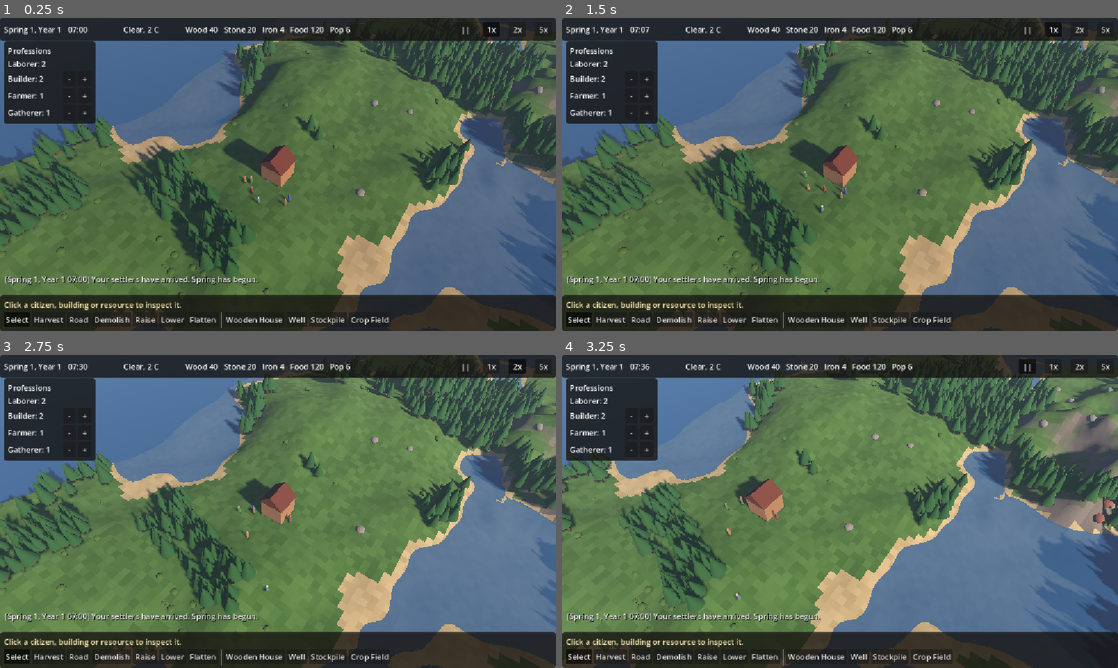
Above: before the commit, frames 1-4 (two rows, left to right).
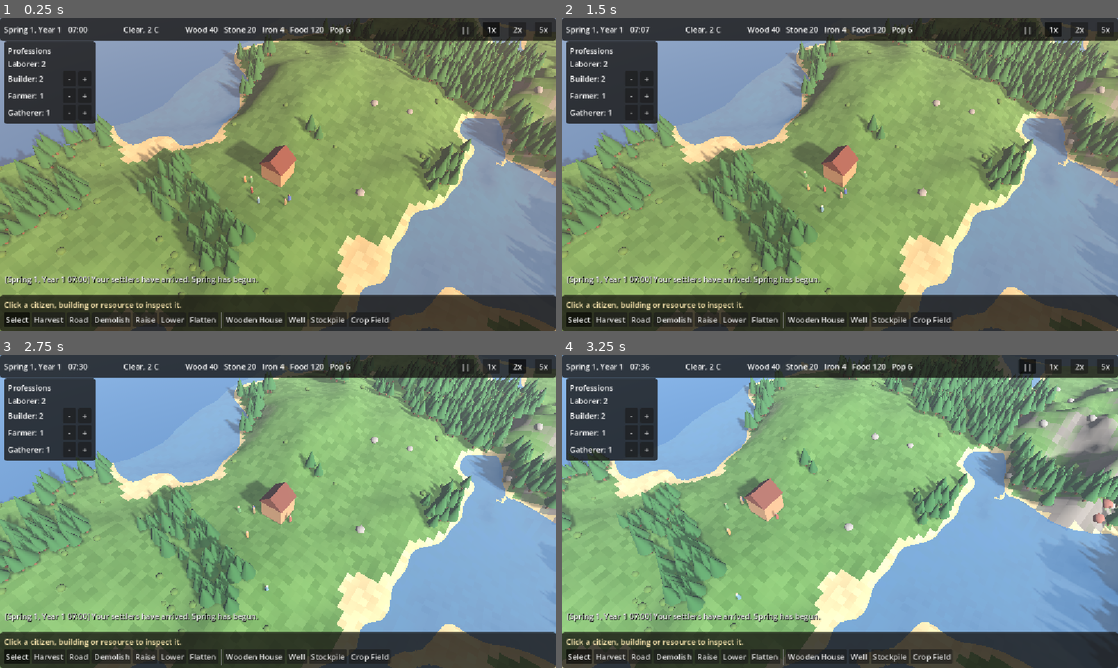
Above: after the commit, the same moments.

Repository: robert-max-hart/ousted
Game: Godot game, scene res://scenes/main.tscn
The game is run twice, just before and just after one commit, with the same random seed, the same clock (stepped at 60 frames per second) and the same inputs.
Inputs (mouse positions are in pixels of both pictures, inside the frame that each line leads up to):
- Up to frame 1 (0.25 s): no input
- Up to frame 2 (1.5 s): click "||" at 0.5 s; click "1x" at 1.25 s
- Up to frame 3 (2.75 s): click "2x" at 2 s
- Up to frame 4 (3.25 s): tap A at 2.75 s; move the mouse to (962, 495) at 2.77 s; hold D from 2.78 s (still down); tap 1 at 2.85 s; click (962, 495) at 2.92 s; tap Space at 3.02 s

The runs differ from the first frame. In frame 1, 76% of the frame differs, in the area x 0-100%, y 0-100%; in frame 2, 76%; in frame 3, 76%; in frame 4, 76%.

Commit message:
Color-temperature day/night cycle
Replace the brightness-driven lighting with keyframed color gradients:
white daylight, warm orange dawn/dusk, and cool blue moonlight at night
that is only slightly darker than day. The moon follows the sun's arc
continuously so shadows don't jump at the handover. Screenshot helper
now captures dawn, noon, dusk and midnight.

Co-Authored-By: Claude Opus 5.5 <noreply@anthropic.com>

Diff:
--- a/scripts/world/world.gd
+++ b/scripts/world/world.gd
@@ -468,6 +468,7 @@
 
     _sun = DirectionalLight3D.new();
     _sun.shadow_enabled = true;
+    _sun.shadow_opacity = 0.8;
     _sun.directional_shadow_max_distance = 140.0;
     add_child(_sun);
 
@@ -485,29 +486,54 @@
     water.cast_shadow = GeometryInstance3D.SHADOW_CASTING_SETTING_OFF;
     add_child(water);
 
+# Light keyframes over the day. Night is lit by a cool moon rather than
+# going dark, so the cycle reads as color temperature, not brightness.
+#   hour, light color, light energy, ambient color, ambient energy, sky top, sky horizon
+const LIGHT_KEYS:Array = [
+    [0.0,  Color(0.6, 0.72, 1.0),  0.6,  Color(0.45, 0.55, 0.85), 0.36, Color(0.1, 0.15, 0.32),  Color(0.22, 0.3, 0.5)],
+    [4.5,  Color(0.6, 0.72, 1.0),  0.6,  Color(0.45, 0.55, 0.85), 0.36, Color(0.1, 0.15, 0.32),  Color(0.22, 0.3, 0.5)],
+    [6.0,  Color(1.0, 0.72, 0.5),  0.64, Color(0.76, 0.68, 0.66), 0.31, Color(0.35, 0.4, 0.62),  Color(0.95, 0.66, 0.46)],
+    [8.0,  Color(1.0, 1.0, 1.0),   0.7,  Color(0.7, 0.72, 0.75),  0.3,  Color(0.3, 0.5, 0.82),   Color(0.75, 0.8, 0.86)],
+    [18.0, Color(1.0, 1.0, 1.0),   0.7,  Color(0.7, 0.72, 0.75),  0.3,  Color(0.3, 0.5, 0.82),   Color(0.75, 0.8, 0.86)],
+    [20.0, Color(1.0, 0.66, 0.45), 0.64, Color(0.76, 0.66, 0.65), 0.31, Color(0.32, 0.34, 0.58), Color(0.95, 0.58, 0.4)],
+    [21.5, Color(0.6, 0.72, 1.0),  0.6,  Color(0.45, 0.55, 0.85), 0.36, Color(0.1, 0.15, 0.32),  Color(0.22, 0.3, 0.5)],
+    [24.0, Color(0.6, 0.72, 1.0),  0.6,  Color(0.45, 0.55, 0.85), 0.36, Color(0.1, 0.15, 0.32),  Color(0.22, 0.3, 0.5)],
+];
+const RAIN_GREY:Color = Color(0.55, 0.58, 0.62);
+
 func _update_lighting() -> void:
     var h:float = GameClock.hour();
+    var k:int = 0;
+    while k < LIGHT_KEYS.size() - 2 and h >= LIGHT_KEYS[k + 1][0]:
+        k += 1;
+    var a:Array = LIGHT_KEYS[k];
+    var b:Array = LIGHT_KEYS[k + 1];
+    var t:float = smoothstep(0.0, 1.0, (h - a[0]) / (b[0] - a[0]));
+    var gloom:float = 1.0 if not Weather.is_raining else 0.6;
+
+    # the sun crosses the sky by day and the moon by night, along one
+    # continuous arc so the light never jumps at the handover
     var day_t:float = (h - 5.0) / 16.0;      # 05:00 .. 21:00
-    var arc:float = sin(clampf(day_t, 0.0, 1.0) * PI);
-    var daylight:float = sqrt(arc) if day_t > 0.0 and day_t < 1.0 else 0.0;
-    var gloom:float = 0.55 if Weather.is_raining else 1.0;
-
-    _sun.rotation = Vector3(-deg_to_rad(lerpf(4.0, 62.0, arc)), deg_to_rad(lerpf(110.0, -110.0, clampf(day_t, 0.0, 1.0))), 0.0);
-    _sun.light_energy = daylight * 0.7 * gloom;
-    _sun.light_color = Color(1.0, 0.72, 0.5).lerp(Color(1.0, 0.97, 0.9), arc);
-    _sun.visible = daylight > 0.01;
-
-    var day_top:Color = Color(0.28, 0.48, 0.8).lerp(Color(0.45, 0.48, 0.52), 1.0 - gloom);
-    var day_horizon:Color = Color(0.72, 0.78, 0.84).lerp(Color(0.6, 0.62, 0.65), 1.0 - gloom);
-    var night_top:Color = Color(0.02, 0.03, 0.08);
-    var night_horizon:Color = Color(0.06, 0.08, 0.15);
-    var horizon:Color = night_horizon.lerp(day_horizon, daylight);
-    _sky.sky_top_color = night_top.lerp(day_top, daylight);
+    var is_day:bool = day_t >= 0.0 and day_t <= 1.0;
+    var night_t:float = fposmod(h - 21.0, 24.0) / 8.0;
+    var arc:float = sin((day_t if is_day else night_t) * PI);
+    var elevation:float = lerpf(6.0, 62.0 if is_day else 45.0, arc);
+    var azimuth:float = lerpf(110.0, -110.0, day_t) if is_day else lerpf(-110.0, 110.0, night_t);
+    _sun.rotation = Vector3(-deg_to_rad(elevation), deg_to_rad(azimuth), 0.0);
+    _sun.light_color = (a[1] as Color).lerp(b[1], t);
+    _sun.light_energy = lerpf(a[2], b[2], t) * gloom;
+
+    var top:Color = (a[5] as Color).lerp(b[5], t);
+    var horizon:Color = (a[6] as Color).lerp(b[6], t);
+    if Weather.is_raining:
+        top = top.lerp(RAIN_GREY * top.get_luminance() * 2.0, 0.6);
+        horizon = horizon.lerp(RAIN_GREY * horizon.get_luminance() * 1.4, 0.6);
+    _sky.sky_top_color = top;
     _sky.sky_horizon_color = horizon;
     _sky.ground_horizon_color = horizon;
     _sky.ground_bottom_color = horizon.darkened(0.5);
-    _env.ambient_light_color = Color(0.25, 0.3, 0.55).lerp(Color(0.6, 0.65, 0.72), daylight);
-    _env.ambient_light_energy = lerpf(0.35, 0.3, daylight);
+    _env.ambient_light_color = (a[3] as Color).lerp(b[3], t);
+    _env.ambient_light_energy = lerpf(a[4], b[4], t);
     _env.fog_light_color = horizon;
     _env.fog_density = 0.0012 if not Weather.is_raining else 0.004;
 
--- a/tests/screenshot.gd
+++ b/tests/screenshot.gd
@@ -22,17 +22,24 @@
     for x in range(-6, 12):
         world.set_road(th.origin + Vector2i(x, 5), true);
 
+const SHOT_HOURS:Array[float] = [6.2, 12.0, 20.0, 23.5];
+
+@warning_ignore("integer_division")
 func _process(_delta:float) -> void:
     _frame += 1;
     Weather.is_raining = false;
-    if _frame == 240:
-        _shot("shot_overview.png");
-        world.tools.select(world.pawns[0]);
-    if _frame == 600:
-        world.camera_rig.focus_on(world.town_hall.position);
-        _shot("shot_later.png");
-    if _frame == 610:
+    # let things settle, then jump the clock to each hour and capture it
+    if _frame < 120:
+        return;
+    var i:int = (_frame - 120) / 10;
+    if i >= SHOT_HOURS.size():
         get_tree().quit();
+        return;
+    if (_frame - 120) % 10 == 0:
+        GameClock.set_speed(0);
+        GameClock.total_hours = SHOT_HOURS[i];
+    elif (_frame - 120) % 10 == 5:
+        _shot("shot_%02d.png" % int(SHOT_HOURS[i]));
 
 func _shot(file:String) -> void:
     var img:Image = get_viewport().get_texture().get_image();
